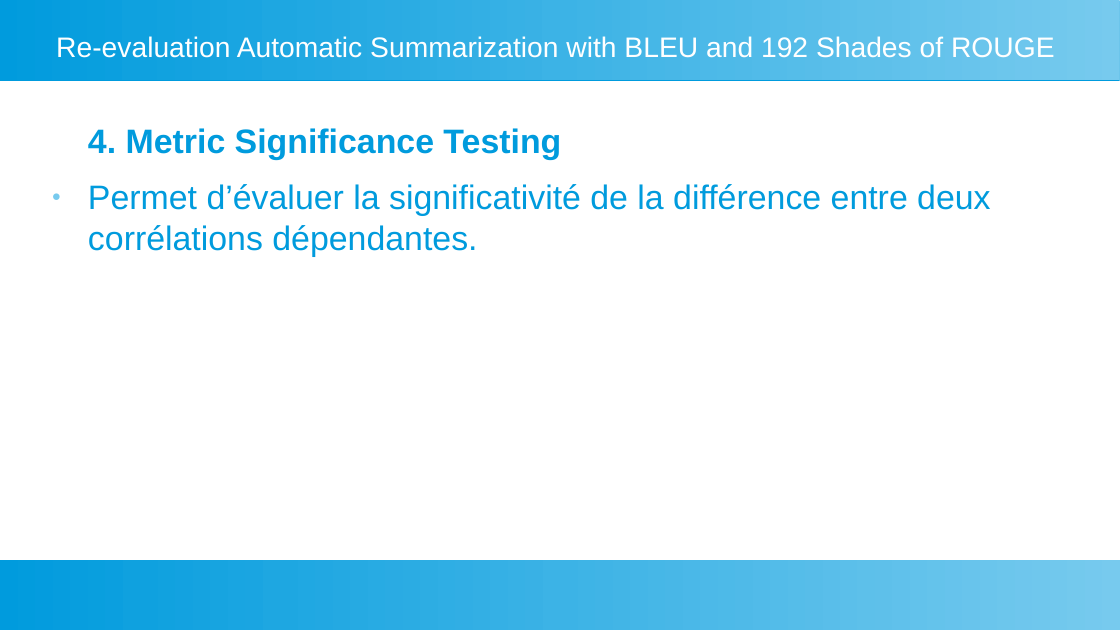
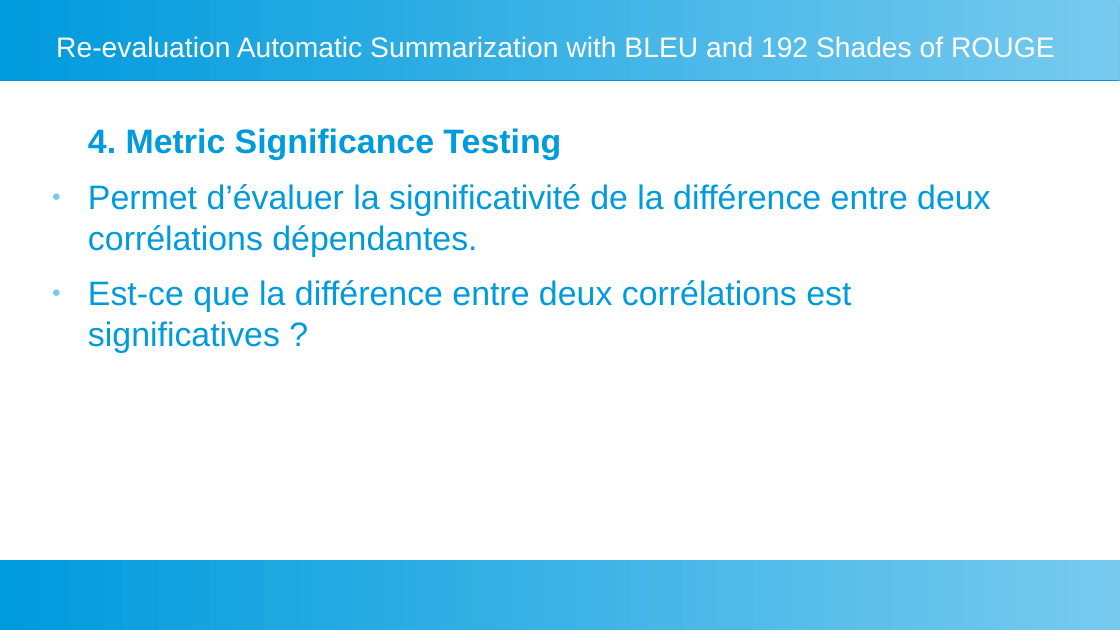
Before and after one commit to fannybachey/stage_2024, a slide deck: slide 14 of presentation/presentation_2.odp (slide 9 before the commit). Drawn at 1120x630 pixels with LibreOffice and Linux fonts; fonts in the diff are those of the drawing. Boxes give left, top, right and bottom in pixels: in the first picture for what was removed or moved away, otherwise in the second. Text is boxed around its words. In the diff, an @@ line names an element or a change of style, - is before the commit and + after.

```diff
--- a/presentation/presentation_2.odp
+++ b/presentation/presentation_2.odp
@@ text at (88, 280, 851, 353): paragraph added @@
+● Est-ce que la différence entre deux corrélations est significatives ?
```
Also in this commit, not shown: 3 other slides changed, 11 slides added, 1 slide removed.
